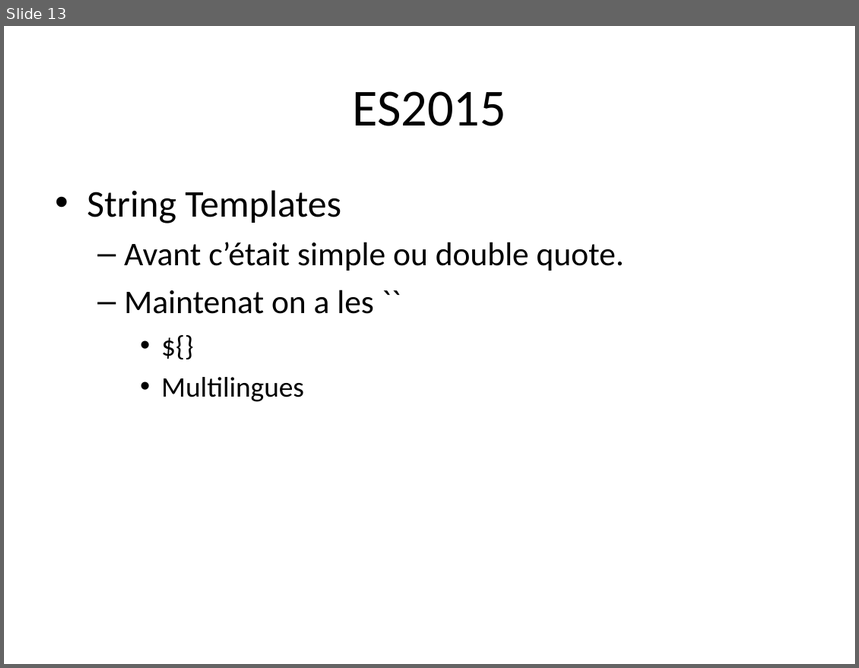
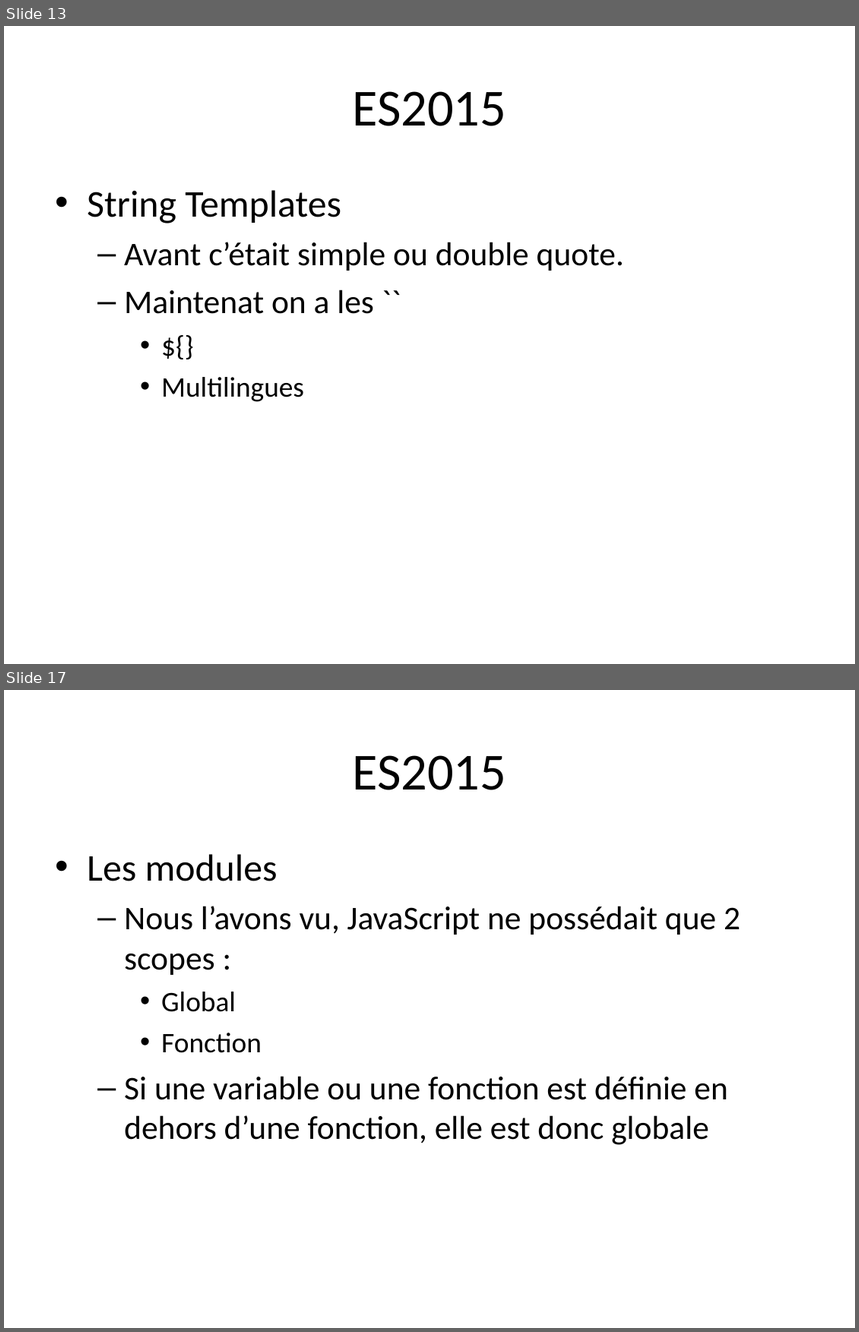
Before and after one commit to mehdizyane/formation_es2015, a slide deck: ES2015.odp. Shown one above the other, each under a label of ours: slide 13 before the commit, slides 13 and 17 after it; the slides between them are not shown. The pictures are 859x668 and 859x1332 pixels, drawn with LibreOffice and Linux fonts; fonts in the diff are those of the drawing. Boxes give left, top, right and bottom in pixels: in the first picture for what was removed or moved away, otherwise in the second. Text is boxed around its words. In the diff, an @@ line names an element or a change of style, - is before the commit and + after.

```diff
--- a/ES2015.odp
+++ b/ES2015.odp
@@ slide 17 added at <box>4,690,855,1328</box>, background #FFFFFF @@
@@ title added at <box>352,755,506,790</box>, 44 pt, text #000000 @@
+ES2015
@@ text added at <box>87,854,740,1145</box>, 28 pt, text #000000 @@
+• Les modules
+  – Nous l’avons vu, JavaScript ne possédait que 2 scopes :
+    • Global
+    • Fonction
+  – Si une variable ou une fonction est définie en dehors d’une fonction, elle est donc globale
```
Also in this commit, not shown: 9 other slides added, 14 other files.
